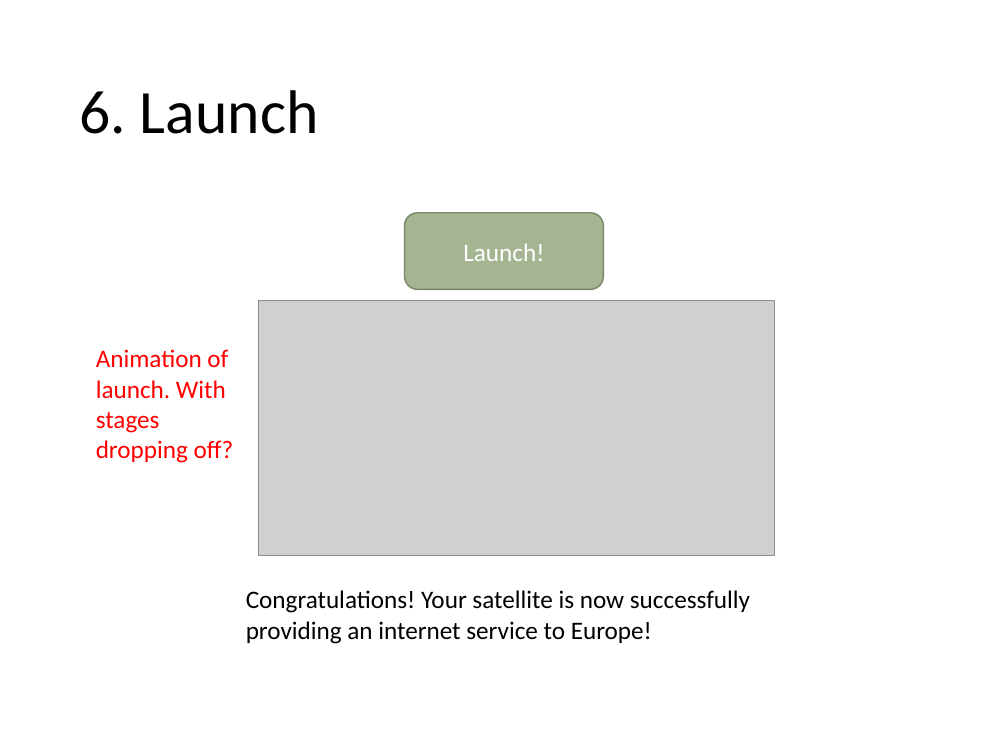
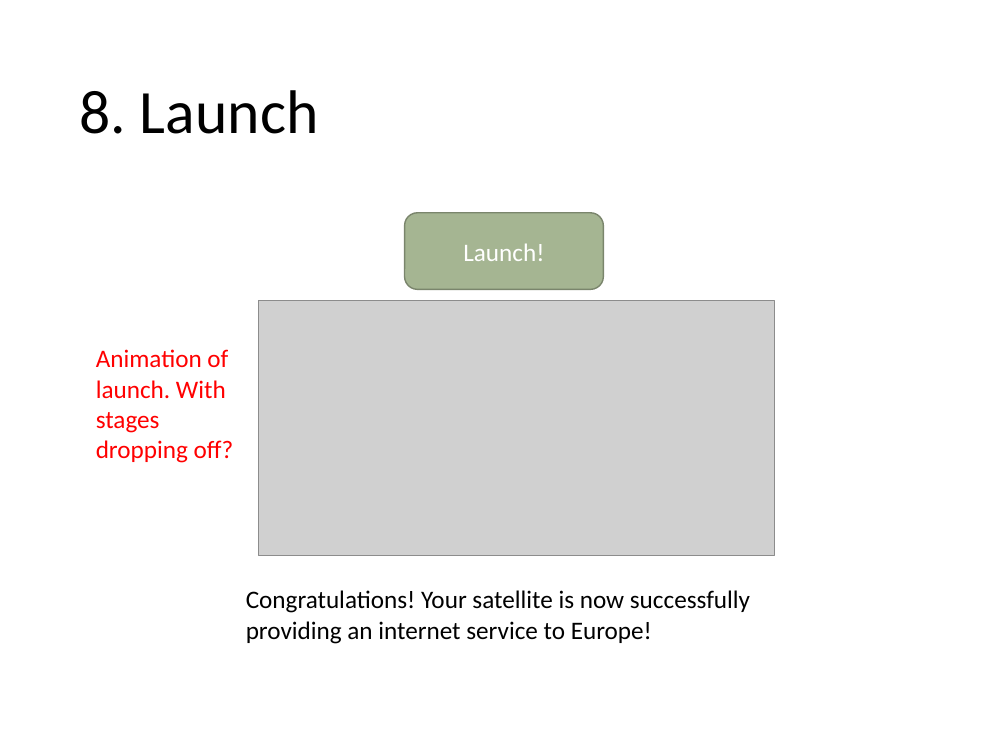
Before and after one commit to chrisnorth/classroom-rocket-scientist, a slide deck: slide 11 of outline_primary.pptx (slide 9 before the commit). Drawn at 1008x756 pixels with LibreOffice and Linux fonts; fonts in the diff are those of the drawing; grey boxes stand for pictures. Boxes give left, top, right and bottom in pixels: in the first picture for what was removed or moved away, otherwise in the second. Text is boxed around its words. In the diff, an @@ line names an element or a change of style, - is before the commit and + after.

```diff
--- a/outline_primary.pptx
+++ b/outline_primary.pptx
@@ title at <box>79,90,318,134</box>: text changed @@
-6. Launch
+8. Launch
```
Also in this commit, not shown: 6 other slides changed, 2 slides added, 3 other files.
